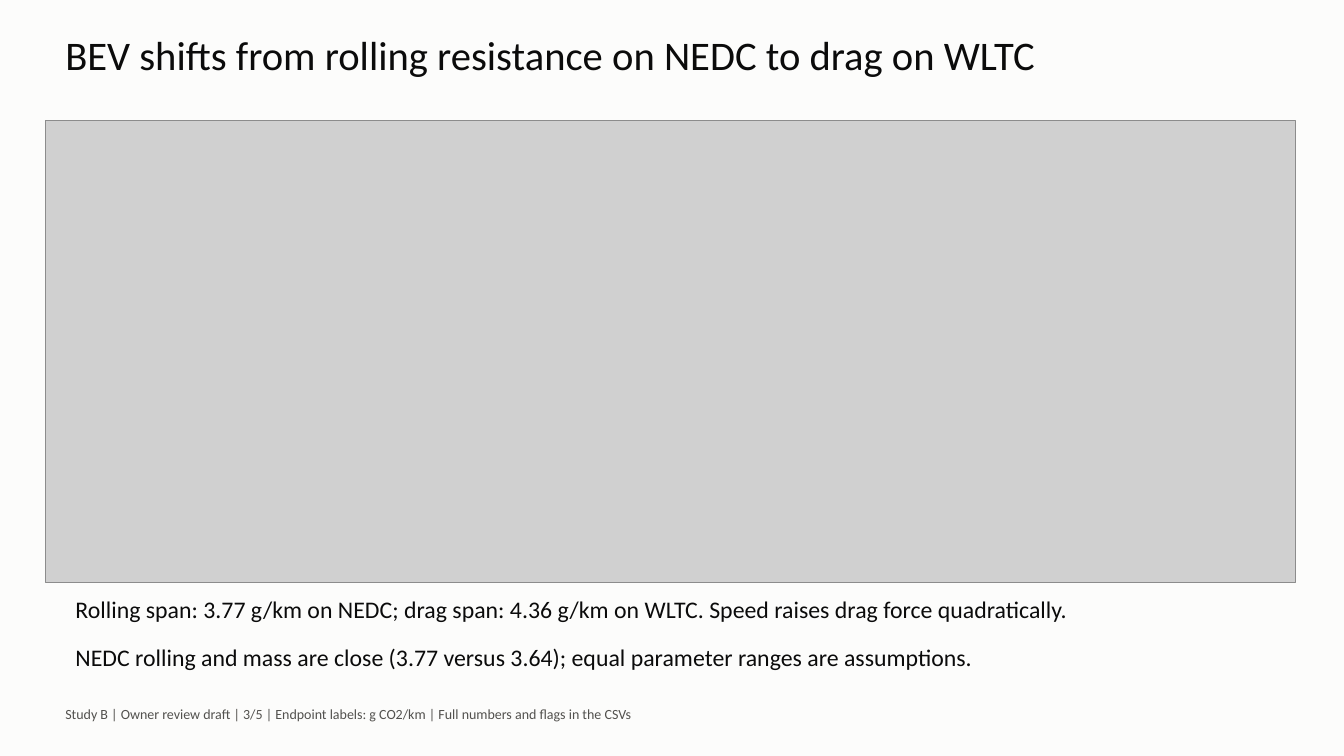
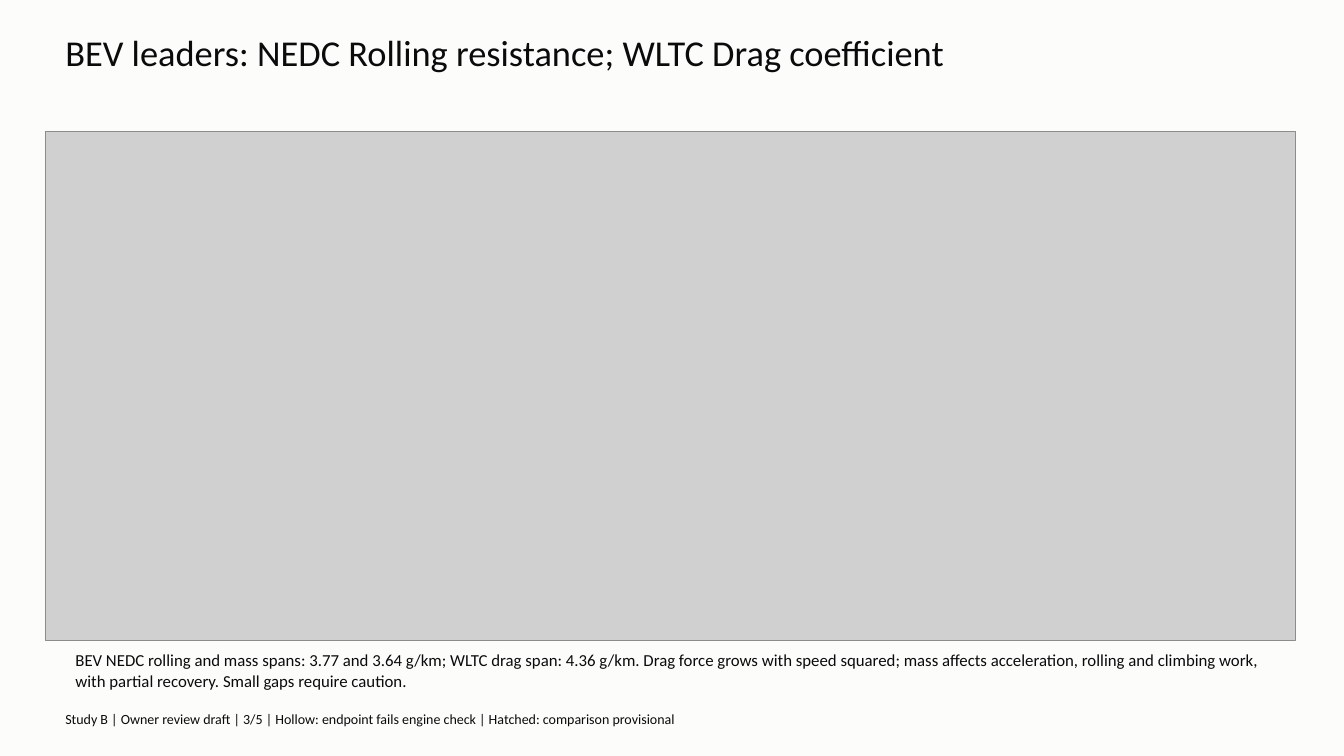
Before and after one commit to fzizzle/pwt-co2-simulation, a slide deck: slide 3 of docs/study-b-slides.pptx. Drawn at 1344x756 pixels with LibreOffice and Linux fonts; fonts in the diff are those of the drawing; grey boxes stand for pictures. Boxes give left, top, right and bottom in pixels: in the first picture for what was removed or moved away, otherwise in the second. Text is boxed around its words. In the diff, an @@ line names an element or a change of style, - is before the commit and + after.

Commit message:
Address Study B review and add robustness experiments

```diff
--- a/docs/study-b-slides.pptx
+++ b/docs/study-b-slides.pptx
@@ text at [65,40,943,73]: text changed; size 29 to 26 pt @@
-BEV shifts from rolling resistance on NEDC to drag on WLTC
+BEV leaders: NEDC Rolling resistance; WLTC Drag coefficient
@@ picture: place and size @@
-picture at [45,121,1296,583]
+picture at [45,131,1296,641]
@@ text at [75,654,1257,690]: text changed; size 17 to 12 pt @@
-Rolling span: 3.77 g/km on NEDC; drag span: 4.36 g/km on WLTC. Speed raises drag force quadratically.
-NEDC rolling and mass are close (3.77 versus 3.64); equal parameter ranges are assumptions.
+BEV NEDC rolling and mass spans: 3.77 and 3.64 g/km; WLTC drag span: 4.36 g/km. Drag force grows with speed squared; mass affects acceleration, rolling and climbing work, with partial recovery. Small gaps require caution.
@@ text at [65,714,675,727]: text changed; text colour #52514E to #0B0B0B @@
-Study B | Owner review draft | 3/5 | Endpoint labels: g CO2/km | Full numbers and flags in the CSVs
+Study B | Owner review draft | 3/5 | Hollow: endpoint fails engine check | Hatched: comparison provisional
```
Also in this commit, not shown: 3 other slides changed, 1 slide added, 1 slide removed, 29 other files.
